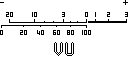
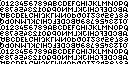
Revision of a layered 128px x 64px image; what changed, layer by layer:
added layer "Warstwa #4" above "Warstwa #3" over [0, 0, 128, 64]
hid "Wklejona warstwa" over [107, 56, 128, 64]
